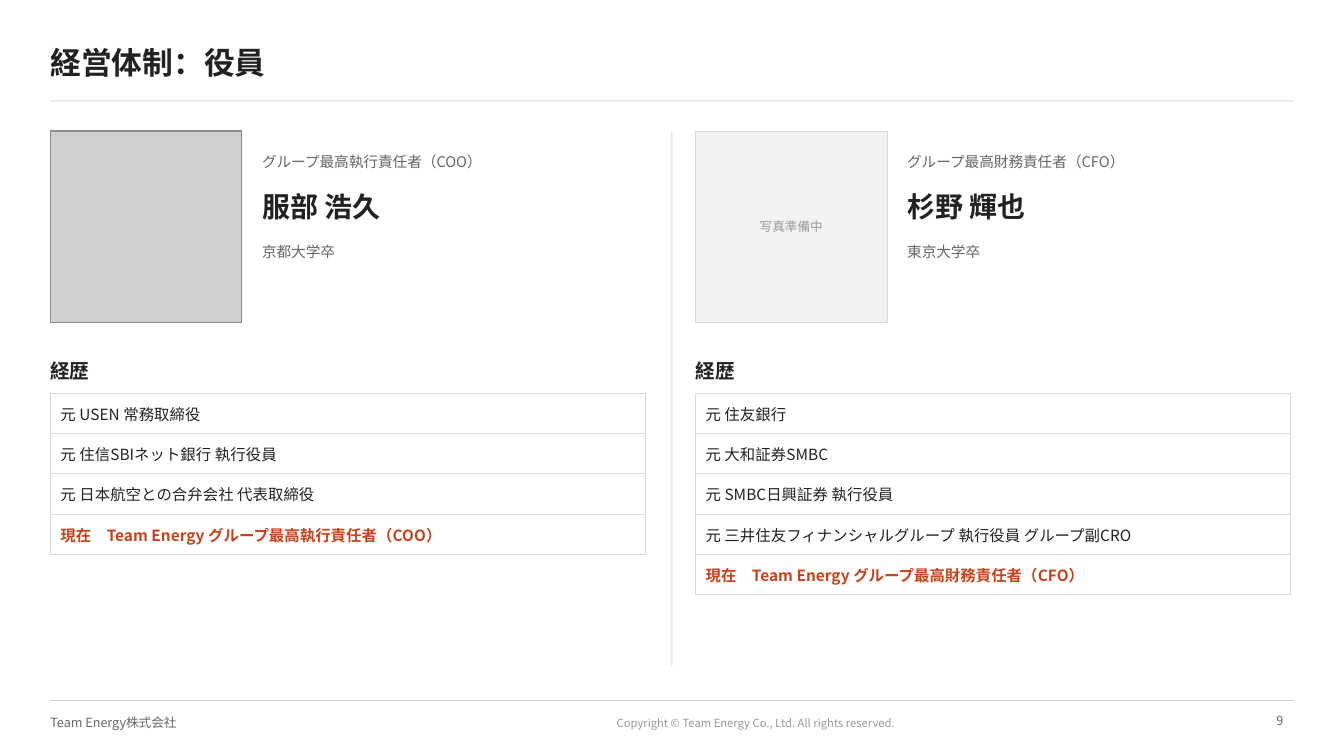
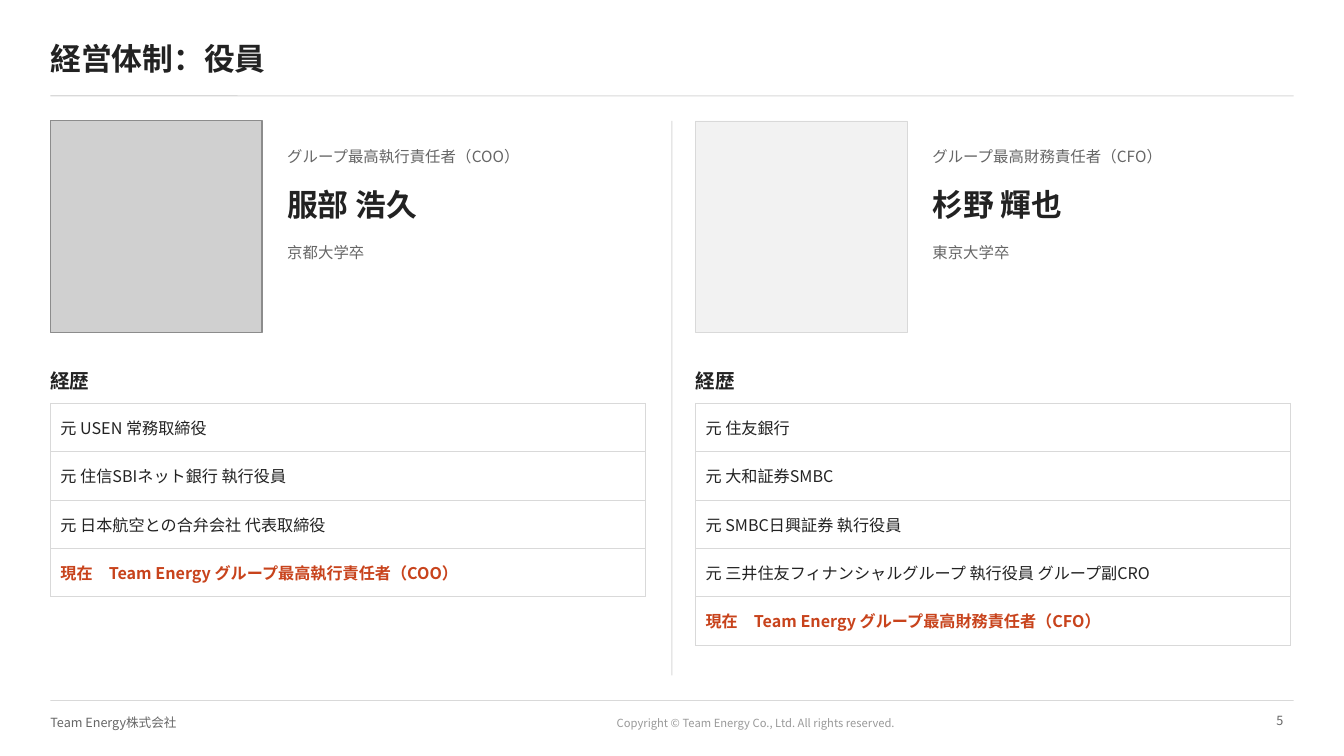
Before and after one commit to ttomoi-afk/desktop-tutorial, a slide deck: slide 5 of teamenergy/docs/TeamEnergy_会社紹介資料.pptx (slide 9 before the commit). Drawn at 1344x756 pixels with LibreOffice and Linux fonts; fonts in the diff are those of the drawing; grey boxes stand for pictures; background and template pictures are left out. Boxes give left, top, right and bottom in pixels: in the first picture for what was removed or moved away, otherwise in the second. Text is boxed around its words. In the diff, an @@ line names an element or a change of style, - is before the commit and + after.

```diff
--- a/teamenergy/docs/TeamEnergy_会社紹介資料.pptx
+++ b/teamenergy/docs/TeamEnergy_会社紹介資料.pptx
@@ title "経営体制：役員": place and size @@
-title "経営体制：役員" at bbox=[50, 48, 265, 77]
+title "経営体制：役員" at bbox=[50, 44, 265, 73]
@@ line moved from (50, 101) - (1294, 101) to (50, 96) - (1294, 96) @@
@@ picture: place and size @@
-picture at bbox=[50, 131, 242, 323]
+picture at bbox=[50, 121, 262, 333]
@@ text "グループ最高執行責任者（COO）": place and size @@
-text "グループ最高執行責任者（COO）" at bbox=[262, 154, 482, 168]
+text "グループ最高執行責任者（COO）" at bbox=[287, 149, 519, 164]
@@ line moved from (673, 131) - (673, 665) to (673, 121) - (673, 676) @@
@@ rectangle: place and size @@
-rectangle at bbox=[696, 131, 887, 323]
+rectangle at bbox=[696, 121, 907, 333]
@@ size 10.5 to 11 pt in 4 elements at bbox=[287, 245, 364, 259], bbox=[932, 245, 1009, 259], bbox=[287, 149, 519, 164], bbox=[932, 149, 1162, 163] @@
@@ text "グループ最高財務責任者（CFO）": place and size @@
-text "グループ最高財務責任者（CFO）" at bbox=[907, 154, 1124, 168]
+text "グループ最高財務責任者（CFO）" at bbox=[932, 149, 1162, 163]
@@ text "服部 浩久": place and size @@
-text "服部 浩久" at bbox=[262, 193, 380, 220]
+text "服部 浩久" at bbox=[287, 190, 417, 219]
@@ text "服部 浩久" at bbox=[287, 190, 417, 219]: size 20 to 22 pt @@
@@ text "杉野 輝也" at bbox=[932, 190, 1062, 219]: size 20 to 22 pt @@
@@ text "杉野 輝也": place and size @@
-text "杉野 輝也" at bbox=[907, 193, 1026, 220]
+text "杉野 輝也" at bbox=[932, 190, 1062, 219]
@@ text "京都大学卒": place and size @@
-text "京都大学卒" at bbox=[262, 244, 335, 258]
+text "京都大学卒" at bbox=[287, 245, 364, 259]
@@ text removed at bbox=[760, 220, 823, 232] @@
-写真準備中
@@ text "東京大学卒": place and size @@
-text "東京大学卒" at bbox=[907, 244, 980, 258]
+text "東京大学卒" at bbox=[932, 245, 1009, 259]
@@ text "経歴": place and size @@
-text "経歴" at bbox=[50, 358, 89, 384]
+text "経歴" at bbox=[50, 368, 89, 394]
@@ text "経歴": place and size @@
-text "経歴" at bbox=[695, 358, 734, 384]
+text "経歴" at bbox=[695, 368, 734, 394]
@@ table at bbox=[50, 403, 645, 587] @@
@@ size 11 to 11.5 pt @@
@@ table: place and size @@
-table at bbox=[50, 393, 645, 549]
+table at bbox=[50, 403, 645, 587]
@@ table at bbox=[696, 403, 1291, 635] @@
@@ size 11 to 11.5 pt @@
@@ table: place and size @@
-table at bbox=[696, 393, 1291, 589]
+table at bbox=[696, 403, 1291, 635]
@@ page number at bbox=[1276, 716, 1283, 725]: text changed @@
-9
+5
```
Also in this commit, not shown: 11 other slides changed, 3 other files.
